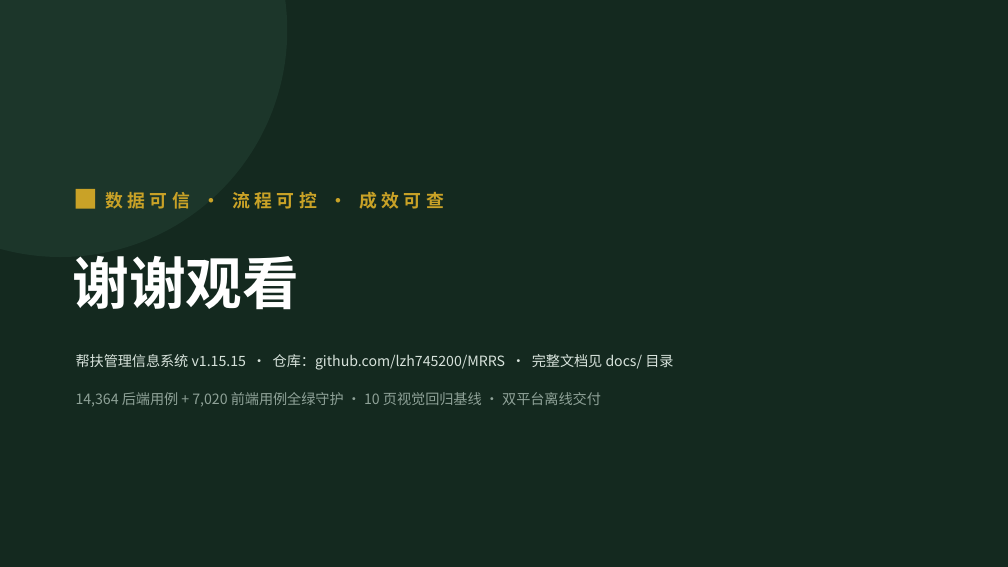
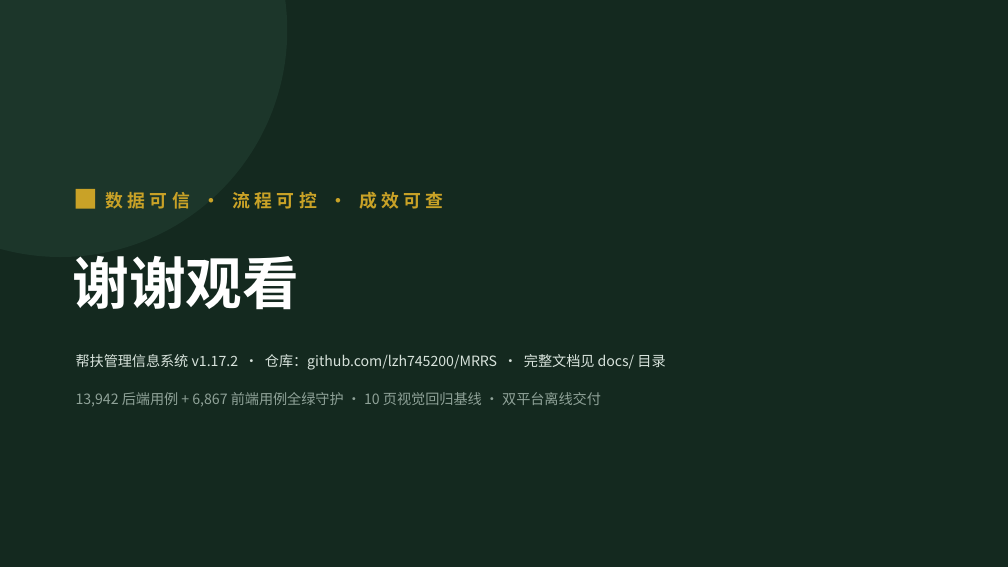
Before and after one commit to lzh745200/MRRS, a slide deck: slide 53 of docs/帮扶管理信息系统介绍.pptx (slide 52 before the commit). Drawn at 1008x567 pixels with LibreOffice and Linux fonts; fonts in the diff are those of the drawing. Boxes give left, top, right and bottom in pixels: in the first picture for what was removed or moved away, otherwise in the second. Text is boxed around its words. In the diff, an @@ line names an element or a change of style, - is before the commit and + after.

Commit message:
fix(test)+docs(release): 补齐初始化测试漏传 code + v1.17.2 文档/PPT 全量刷新
## 修复（真实缺陷）

`test_v1129_r2_system_api.py::_init_request()` 漏传 `organization_code`：
v1.16.4 起组织编码是首次初始化的强制契约（`_resolve_root_org_code` 缺 code 直接 400），
而 `6c2bc2e` 引入该契约时只更新了 `test_system_init_api.py`，本文件的构造器仍不传 code。
后果：`test_root_org_created_when_absent` 在干净库上必然 400 失败（本机 seg12 单独复跑即命中：
`1 failed, 3101 passed`）。已补 `organization_code="520000"`，该文件 47 例全绿，
seg12 全段复跑 **3102 passed**。

## 文档与 PPT

- `backend/version.json`：版本说明此前仍是 1.16.0 的内容（build=20261021 / R28 之后的旧文案），
  而 `version` 已是 1.17.2 → 运行期 `/system/version` 与更新日志会显示上一版说明。已按 1.17.2 重写。
- `CHANGELOG.md`：补 `### Removed（死代码清理）` 段 —— `6c2bc2e` 已删掉 6 个未接入组件、
  barrel、7 个测试与 3 个一次性 PPT 脚本，但变更记录里没有对应说明。
- `README.md`：验证口径校准到 v1.17.2（后端 14,404 用例 / 前端 329 文件 / 硬编码色 154 棘轮 /
  Alembic 61 版本）；新增 v1.17.2 更新记录段。
- `docs/build_ppt.js` + pptx：三处版本号与两处数据来源更新到 1.17.2，新增
  「v1.17.2：端到端排查 —— 单测绿、真机废」一页。重建后 **53 页 / 0 溢出**。
- `CLAUDE.md`：由 `check_doc_numbers.py --update --full` 自动对齐（前端 336→329 文件、
  后端 14,364→14,404 用例）。

## 本轮全仓审计结论（供后续参考）

- 后端 379 个模块 import 图可达性：**零死模块**
- 前端 326 个源文件：仅 7 个真死（已删），其余为测试/类型声明/vitest setup/门禁工具
- 一次性脚本：3 个 `update_pptx_versions_*.py` 零引用（已删）；`ci_flake_report.py` 仍被 CI 使用（保留）
- 前端 412 条 API 路径 vs 后端 720 条路由：**零错位**
- 127 份 md / 132 条相对链接：**死链 0**
- `npm audit --omit=dev`：**0 漏洞**；`vue-tsc` 0；ESLint（CI 口径）0；flake8 + bandit 0

```diff
--- a/docs/帮扶管理信息系统介绍.pptx
+++ b/docs/帮扶管理信息系统介绍.pptx
@@ text at box(76, 354, 665, 370): text changed @@
-帮扶管理信息系统 v1.15.15 · 仓库：github.com/lzh745200/MRRS · 完整文档见 docs/ 目录
+帮扶管理信息系统 v1.17.2 · 仓库：github.com/lzh745200/MRRS · 完整文档见 docs/ 目录
@@ text at box(76, 392, 601, 407): text changed @@
-14,364 后端用例 + 7,020 前端用例全绿守护 · 10 页视觉回归基线 · 双平台离线交付
+13,942 后端用例 + 6,867 前端用例全绿守护 · 10 页视觉回归基线 · 双平台离线交付
```
Also in this commit, not shown: 49 other slides changed, 1 slide added, 5 other files.
